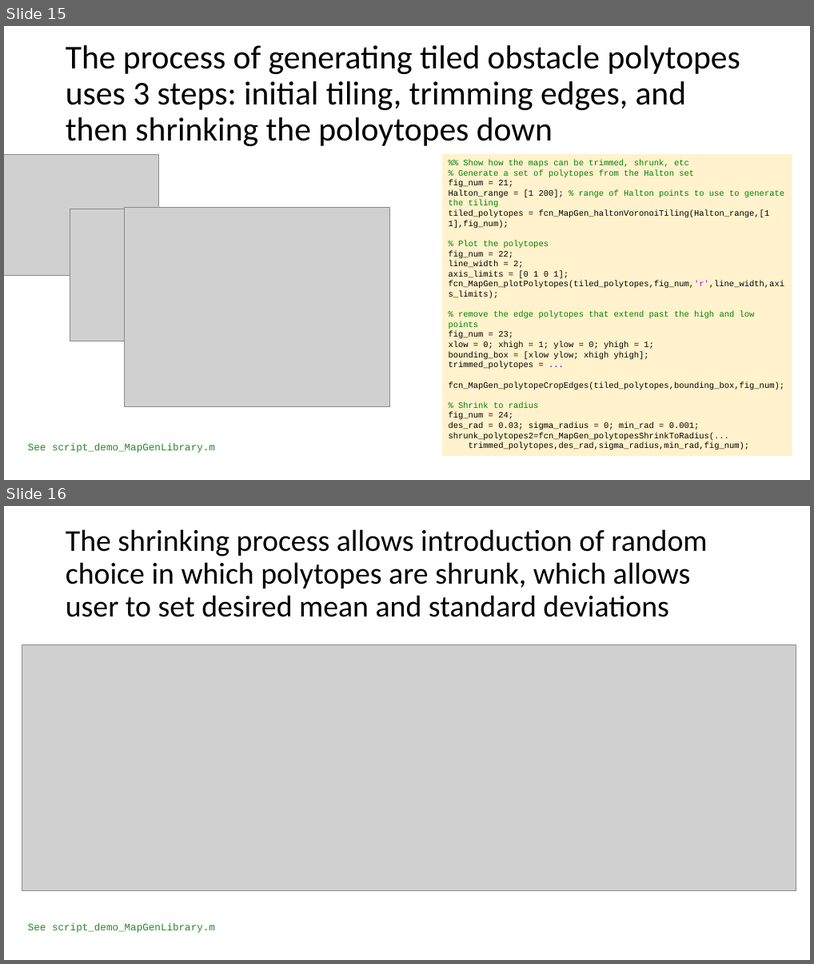
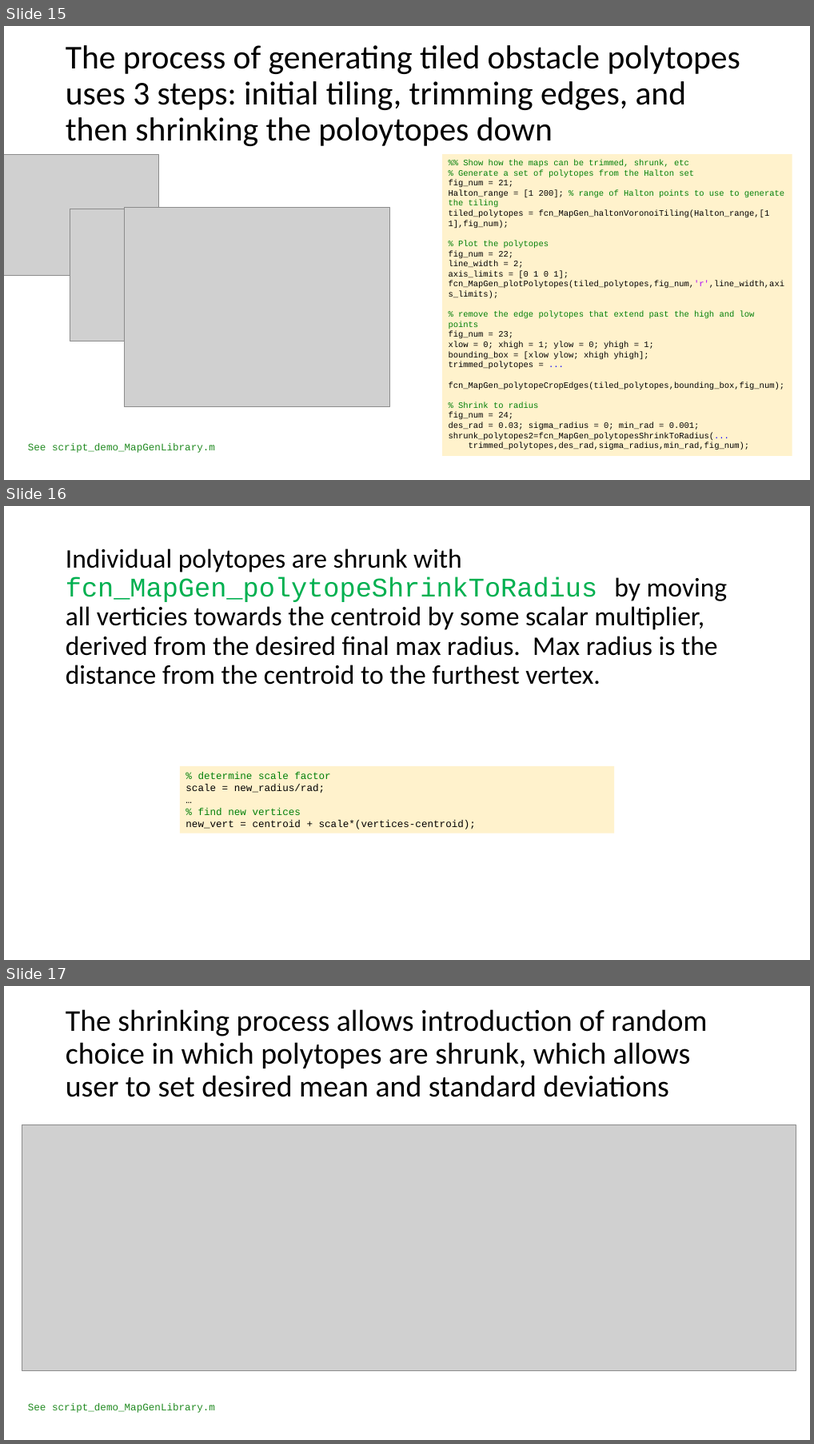
Before and after one commit to ivsg-psu/PathPlanning_MapTools_MapGenClassLibrary, a slide deck: Documents/MapGenClassLibrary.pptx. Shown one above the other, each under a label of ours: slides 15 and 16 before the commit, slides 15, 16 and 17 after it. The pictures are 814x964 and 814x1444 pixels, drawn with LibreOffice and Linux fonts; fonts in the diff are those of the drawing; grey boxes stand for pictures. Boxes give left, top, right and bottom in pixels: in the first picture for what was removed or moved away, otherwise in the second. Text is boxed around its words. In the diff, an @@ line names an element or a change of style, - is before the commit and + after.

Commit message:
adding documentation of polytope shrinking

```diff
--- a/Documents/MapGenClassLibrary.pptx
+++ b/Documents/MapGenClassLibrary.pptx
@@ slide 16 added at bbox=[4, 506, 810, 960], background #FFFFFF @@
@@ title added at bbox=[66, 548, 728, 684], 32 pt, text #000000 @@
+Individual polytopes are shrunk with fcn_MapGen_polytopeShrinkToRadius by moving all verticies towards the centroid by some scalar multiplier, derived from the desired final max radius. Max radius is the distance from the centroid to the furthest vertex.
@@ rectangle added at bbox=[180, 766, 614, 833], fill #FFF2CC, 12 pt, text #000000 @@
+% determine scale factor
+scale = new_radius/rad;
+…
+% find new vertices
+new_vert = centroid + scale*(vertices-centroid);
@@ what was slide 16 is now slide 17 @@
```
Also in this commit, not shown: 3 other slides added.
